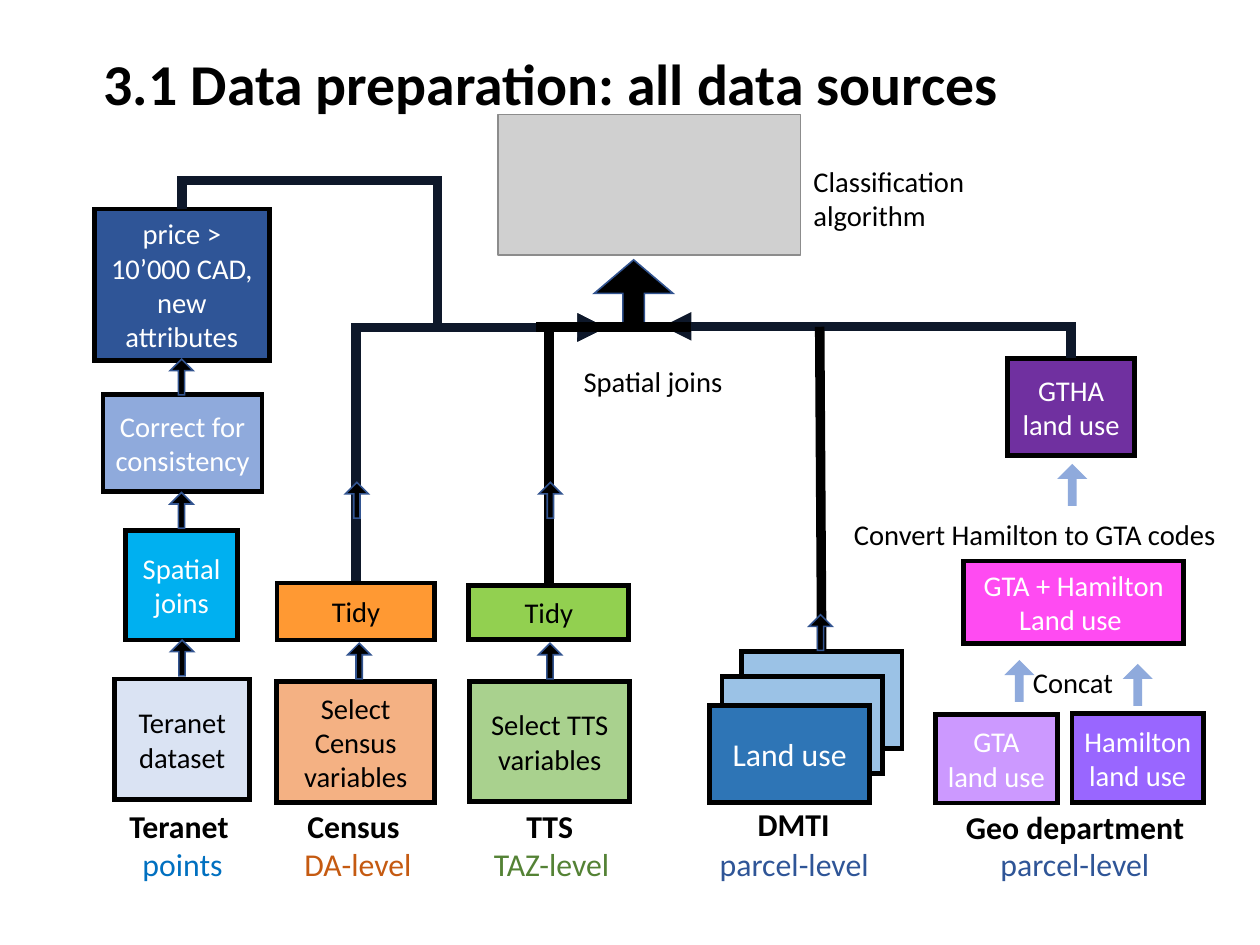
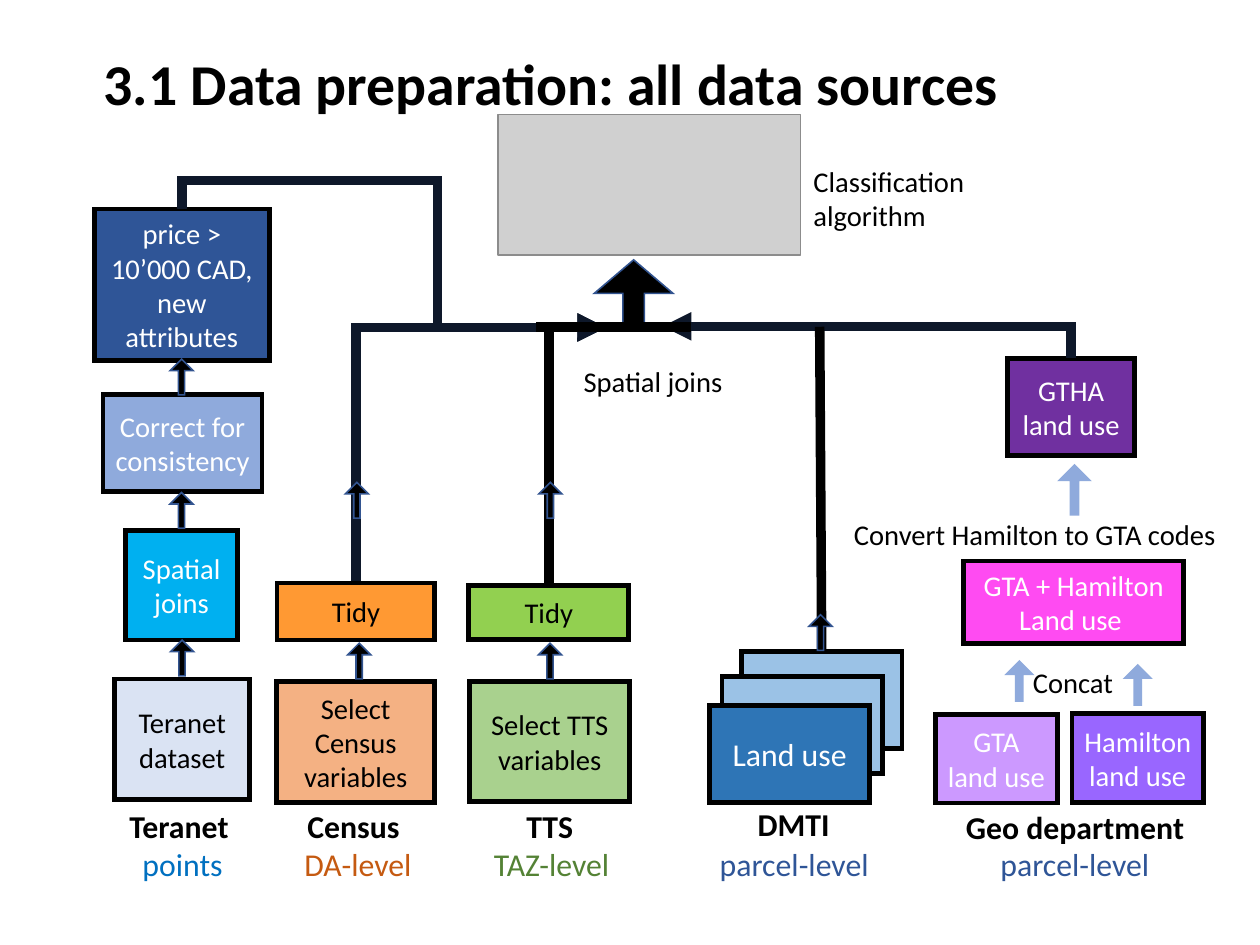
Before and after one commit to stepan-o/thesis, a slide deck: slide 18 of presentations/final_presentation.pptx. Drawn at 1260x945 pixels with LibreOffice and Linux fonts; fonts in the diff are those of the drawing; grey boxes stand for pictures. Boxes give left, top, right and bottom in pixels: in the first picture for what was removed or moved away, otherwise in the second. Text is boxed around its words. In the diff, an @@ line names an element or a change of style, - is before the commit and + after.

```diff
--- a/presentations/final_presentation.pptx
+++ b/presentations/final_presentation.pptx
@@ up arrow: place and size @@
-up arrow at (1060,465,1086,505)
+up arrow at (1060,465,1091,516)
```
Also in this commit, not shown: 3 other slides changed, 3 slides added.
